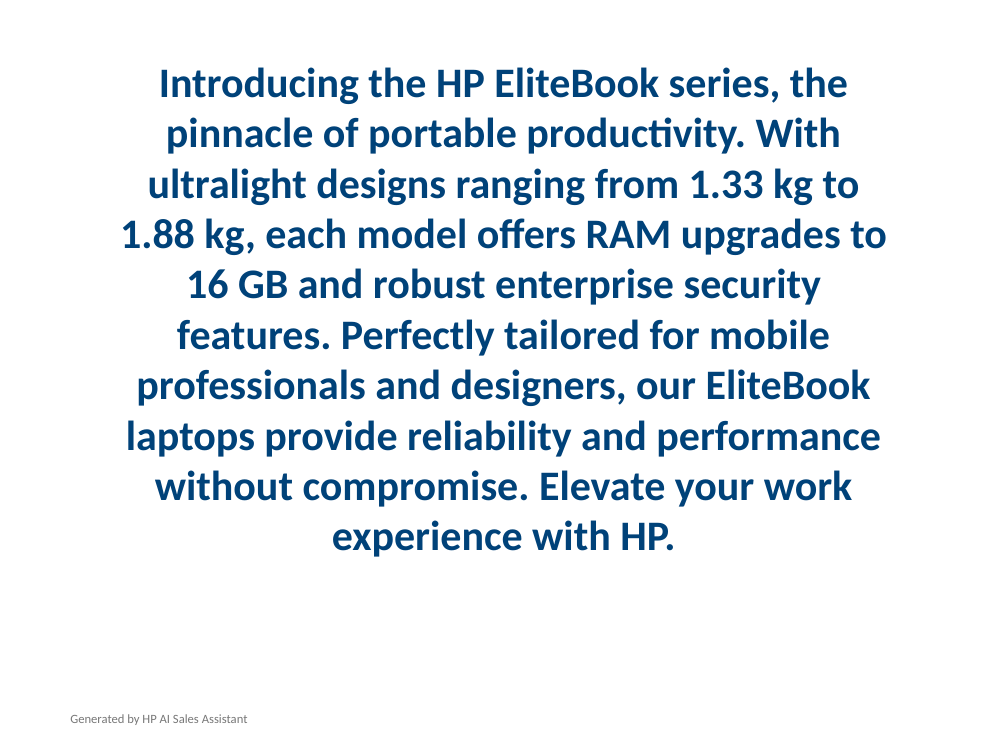
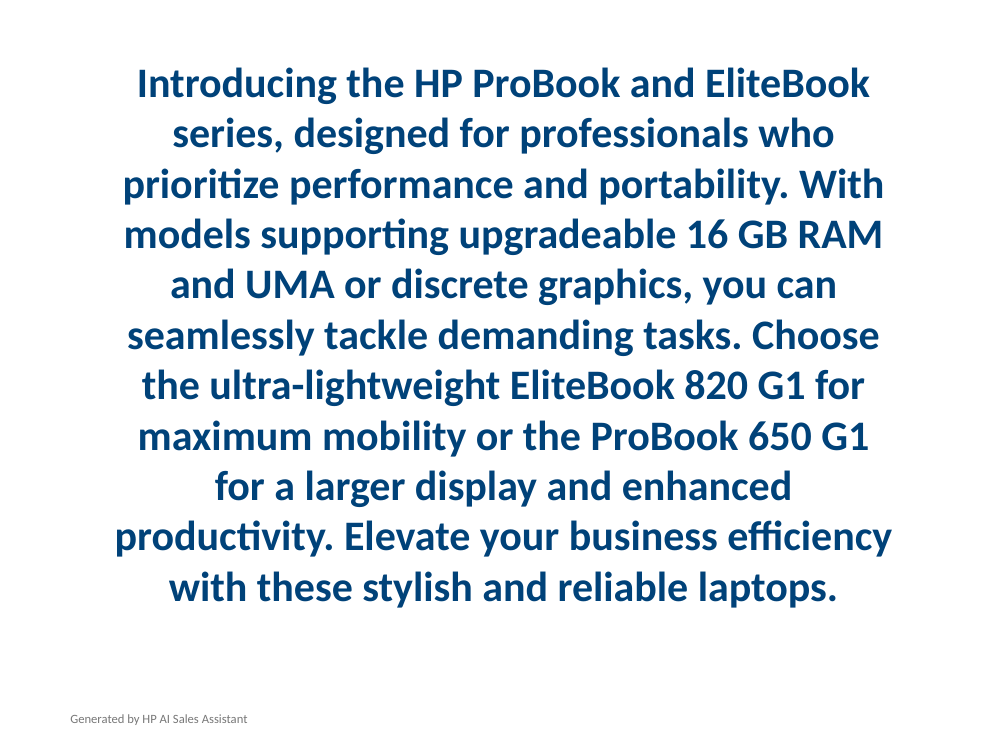
Before and after one commit to Abhinav-u2/hp-ai-deck-generator, a slide deck: slide 1 of HP_Proposal_Professional.pptx. Drawn at 1008x756 pixels with LibreOffice and Linux fonts; fonts in the diff are those of the drawing. Boxes give left, top, right and bottom in pixels: in the first picture for what was removed or moved away, otherwise in the second. Text is boxed around its words. In the diff, an @@ line names an element or a change of style, - is before the commit and + after.

```diff
--- a/HP_Proposal_Professional.pptx
+++ b/HP_Proposal_Professional.pptx
@@ text at [115, 67, 892, 608]: text changed @@
-Introducing the HP EliteBook series, the pinnacle of portable productivity. With ultralight designs ranging from 1.33 kg to 1.88 kg, each model offers RAM upgrades to 16 GB and robust enterprise security features. Perfectly tailored for mobile professionals and designers, our EliteBook laptops provide reliability and performance without compromise. Elevate your work experience with HP.
+Introducing the HP ProBook and EliteBook series, designed for professionals who prioritize performance and portability. With models supporting upgradeable 16 GB RAM and UMA or discrete graphics, you can seamlessly tackle demanding tasks. Choose the ultra-lightweight EliteBook 820 G1 for maximum mobility or the ProBook 650 G1 for a larger display and enhanced productivity. Elevate your business efficiency with these stylish and reliable laptops.
```
Also in this commit, not shown: 6 other slides changed, 2 slides removed, 7 other files.
